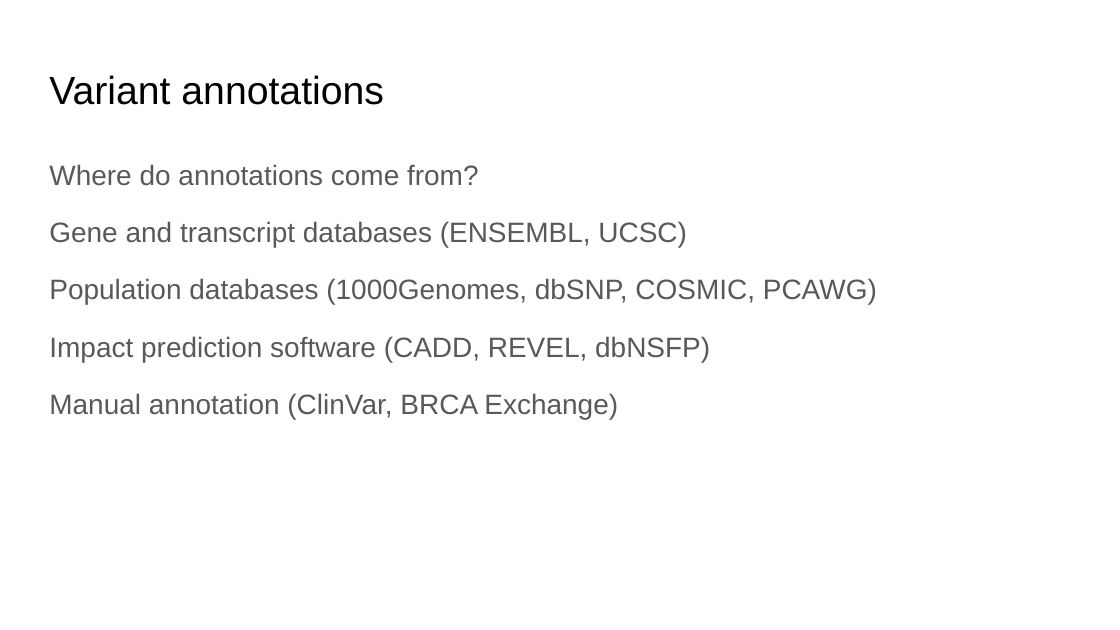
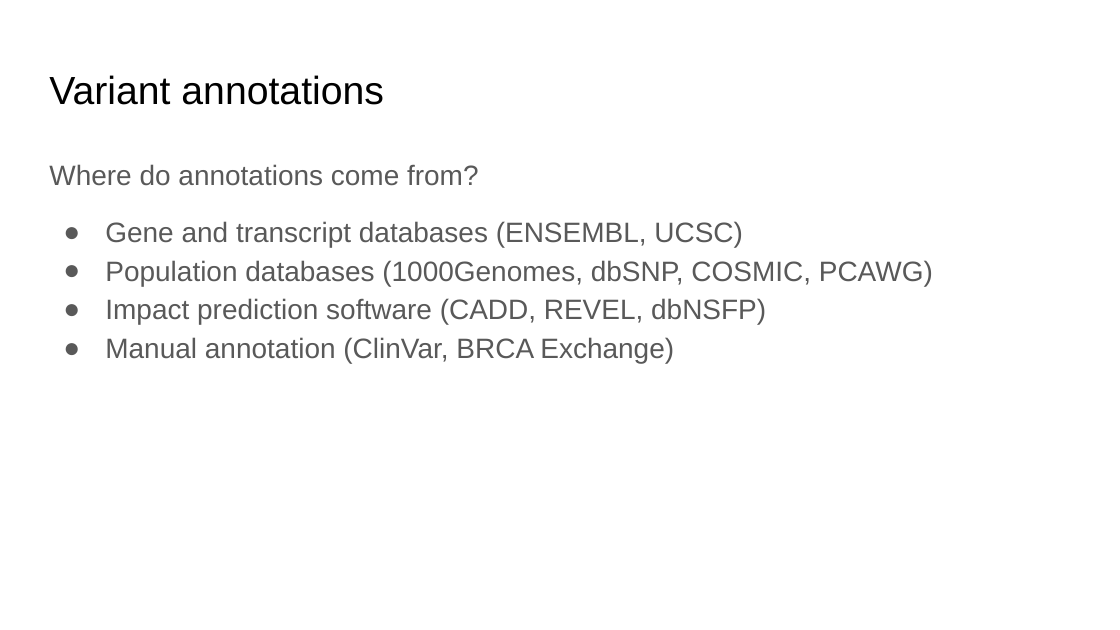
Before and after one commit to WCSCourses/cancer_genome_analysis_africa, a slide deck: slide 31 of modules/Mutation calling/Cancer Genomics Course - Somatic Variant Calling.pptx (slide 26 before the commit). Drawn at 1120x630 pixels with LibreOffice and Linux fonts; fonts in the diff are those of the drawing. Boxes give left, top, right and bottom in pixels: in the first picture for what was removed or moved away, otherwise in the second. Text is boxed around its words. In the diff, an @@ line names an element or a change of style, - is before the commit and + after.

```diff
--- a/modules/Mutation calling/Cancer Genomics Course - Somatic Variant Calling.pptx
+++ b/modules/Mutation calling/Cancer Genomics Course - Somatic Variant Calling.pptx
@@ text at box(105, 221, 933, 363): bullet none to ●; less space between paragraphs @@
```
Also in this commit, not shown: 7 other slides changed, 6 slides added, 1 other file.
